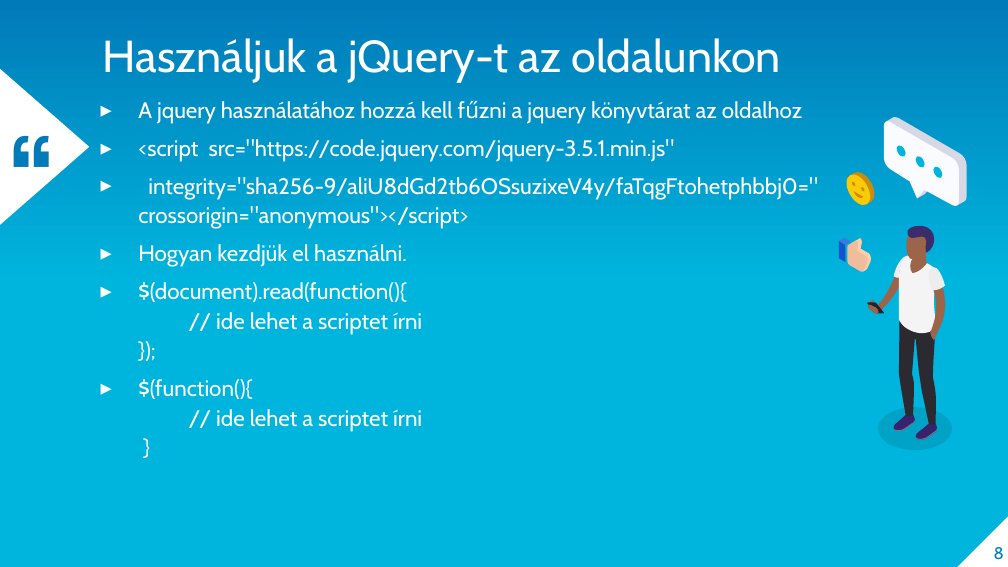
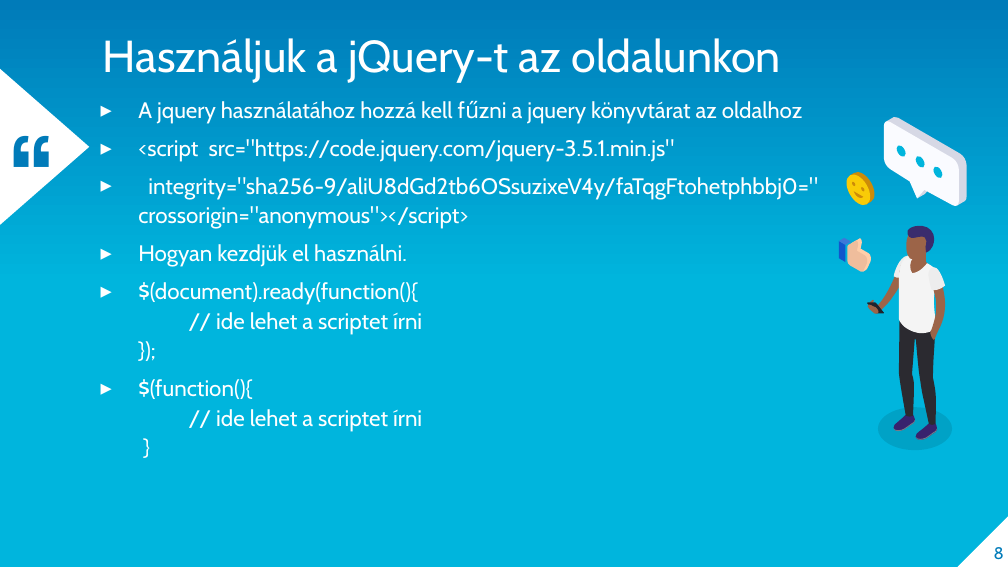
Before and after one commit to laszlofeher/javascriptalapok, a slide deck: slide 8 of 5Alkalom/Js5.pptx. Drawn at 1008x567 pixels with LibreOffice and Linux fonts; fonts in the diff are those of the drawing. Boxes give left, top, right and bottom in pixels: in the first picture for what was removed or moved away, otherwise in the second. Text is boxed around its words. In the diff, an @@ line names an element or a change of style, - is before the commit and + after.

```diff
--- a/5Alkalom/Js5.pptx
+++ b/5Alkalom/Js5.pptx
@@ text at box(138, 282, 422, 335): text changed @@
-▸ $(document).read(function(){
-  // ide lehet a scriptet írni
-  });
+▸ $(document).ready(function(){
+  // ide lehet a scriptet írni
+  });
```
Also in this commit, not shown: 5 other slides changed, 3 other files.
